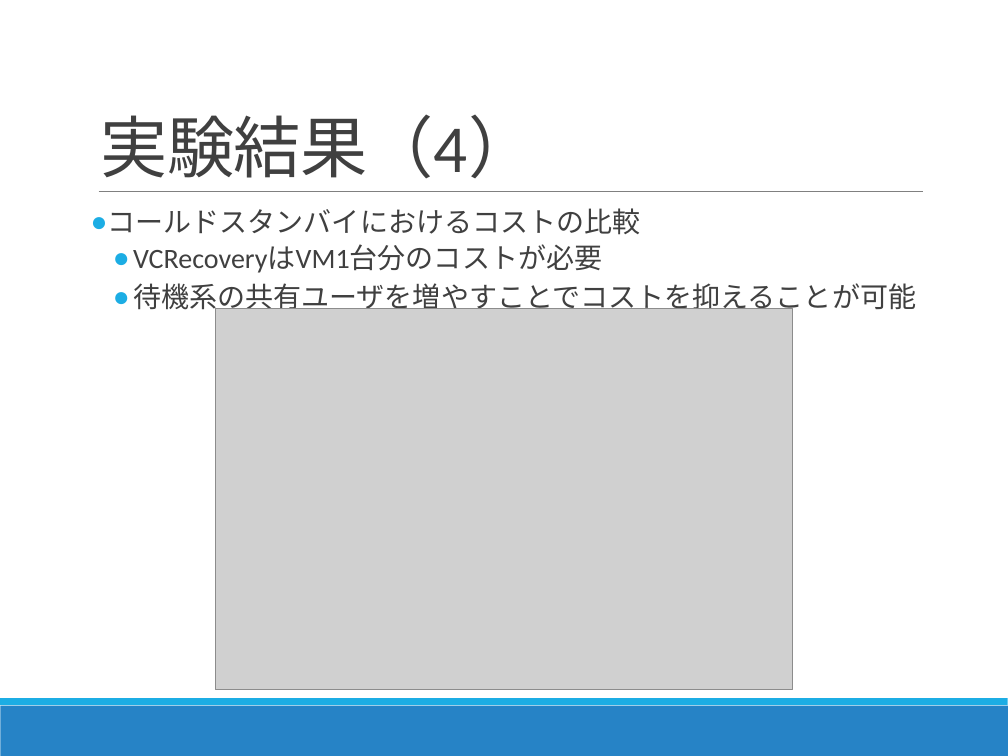
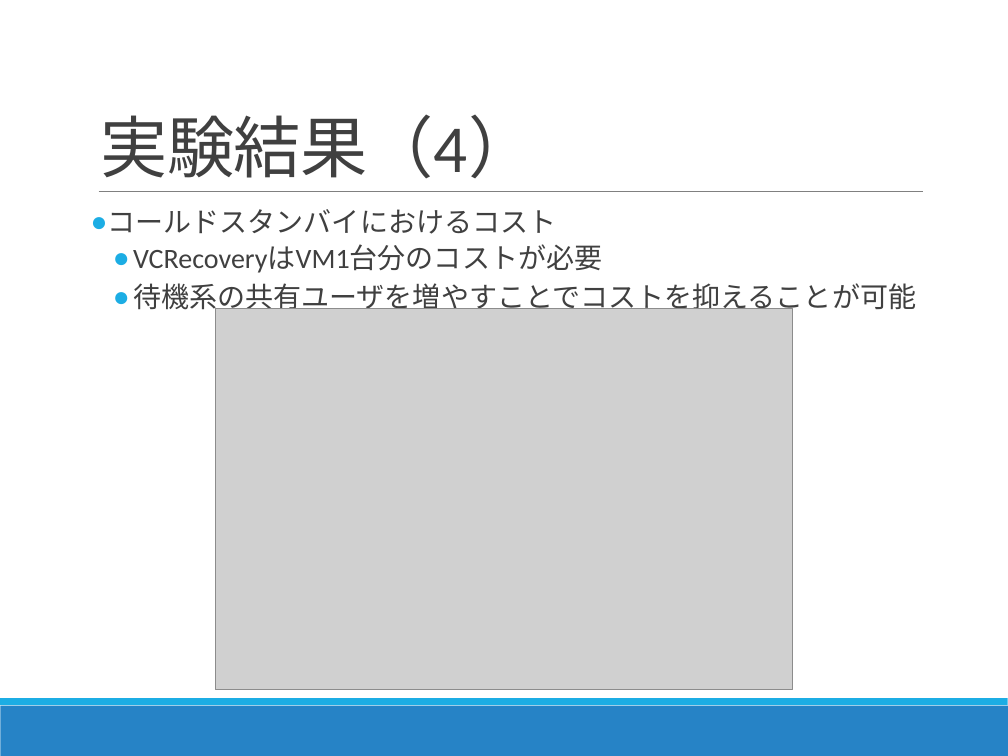
Before and after one commit to Kota0823/Document, a slide deck: slide 27 of 輪講2019-1_鈴木洸太.pptx (slide 26 before the commit). Drawn at 1008x756 pixels with LibreOffice and Linux fonts; fonts in the diff are those of the drawing; grey boxes stand for pictures. Boxes give left, top, right and bottom in pixels: in the first picture for what was removed or moved away, otherwise in the second. Text is boxed around its words. In the diff, an @@ line names an element or a change of style, - is before the commit and + after.

```diff
--- a/輪講2019-1_鈴木洸太.pptx
+++ b/輪講2019-1_鈴木洸太.pptx
@@ text at [108, 209, 557, 234]: text changed @@
-● コールドスタンバイにおけるコストの比較
+● コールドスタンバイにおけるコスト
```
Also in this commit, not shown: 11 other slides changed, 1 slide added, 8 other files.
